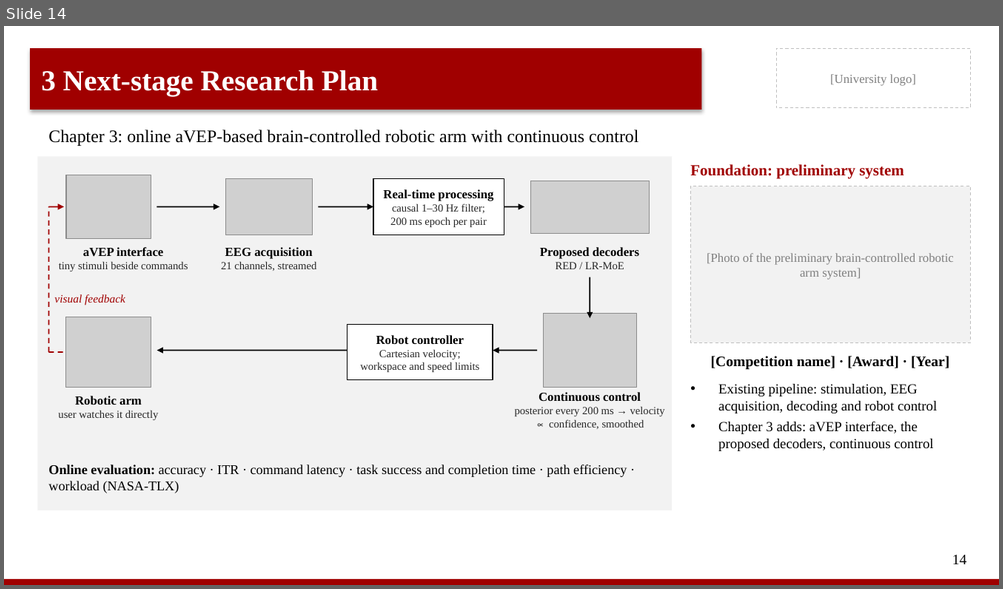
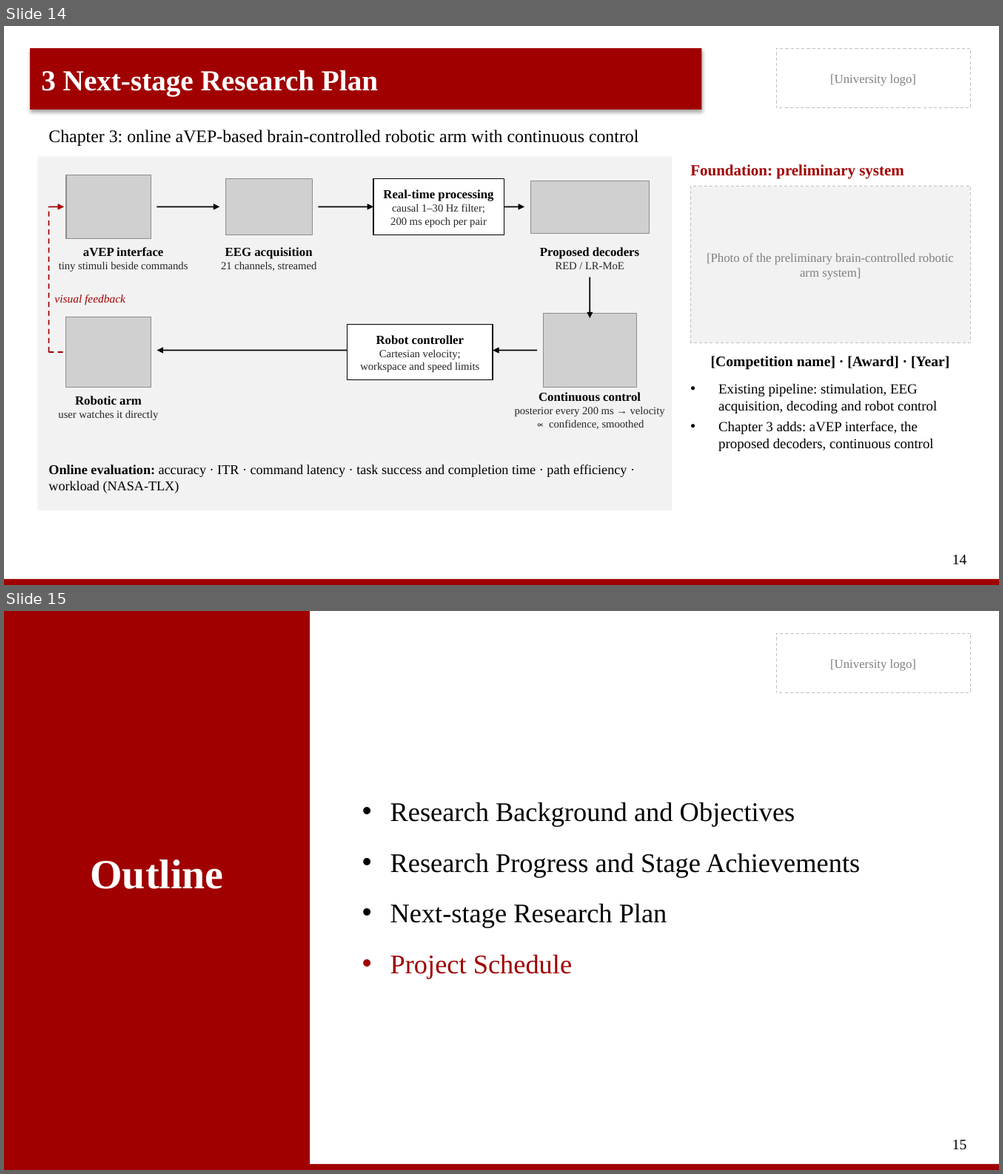
Before and after one commit to HongyuMaaa/EEG, a slide deck: presentation/midterm_defense_sample.pptx. Shown one above the other, each under a label of ours: slide 14 before the commit, slides 14 and 15 after it. The pictures are 1003x589 and 1003x1174 pixels, drawn with LibreOffice and Linux fonts; fonts in the diff are those of the drawing; grey boxes stand for pictures. Boxes give left, top, right and bottom in pixels: in the first picture for what was removed or moved away, otherwise in the second. Text is boxed around its words. In the diff, an @@ line names an element or a change of style, - is before the commit and + after.

```diff
--- a/presentation/midterm_defense_sample.pptx
+++ b/presentation/midterm_defense_sample.pptx
@@ slide 15 added at (4, 611, 999, 1170), background #FFFFFF; not listed: 3 template elements that a slide beside it also shows @@
@@ rectangle added at (4, 611, 310, 1165), fill #A00000 @@
@@ text added at (390, 802, 859, 979), 26 pt, text #000000 @@
+• Research Background and Objectives
+• Research Progress and Stage Achievements
+• Next-stage Research Plan
+• Project Schedule
@@ text added at (90, 860, 223, 889), 40 pt, text #FFFFFF, bold @@
+Outline
@@ page number added at (952, 1140, 967, 1150), 14 pt, text #000000 @@
+15
```
Also in this commit, not shown: 1 other slide added, 1 other file.
